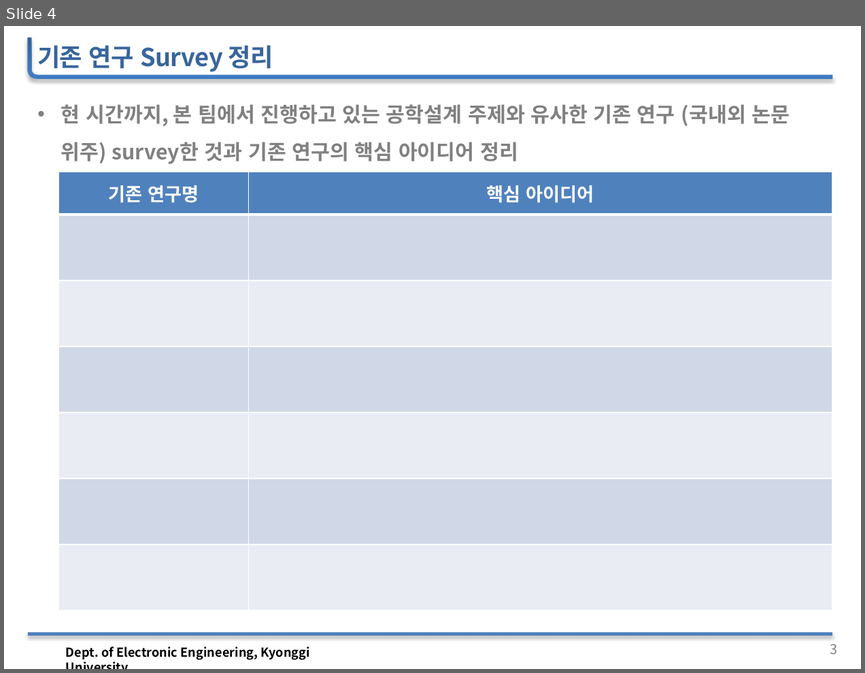
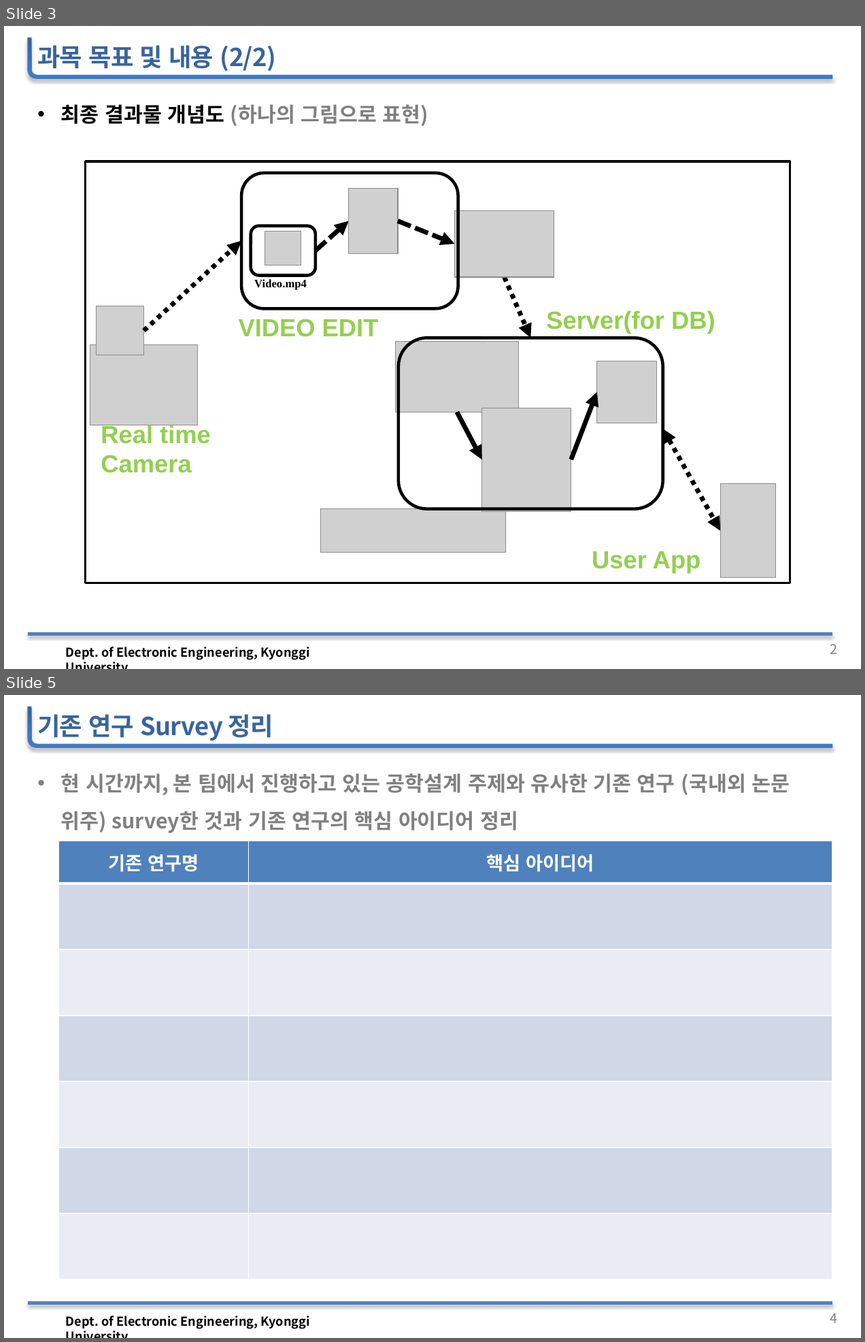
Before and after one commit to woojin1027/THE-FACO, a slide deck: 공학설계 자료/공학설계_중간보고_발표자료(양식).pptx. Shown one above the other, each under a label of ours: slide 4 before the commit, slides 3 and 5 after it; the slides between them are not shown. The pictures are 865x673 and 865x1342 pixels, drawn with LibreOffice and Linux fonts; fonts in the diff are those of the drawing; grey boxes stand for pictures; background and template pictures are left out. Boxes give left, top, right and bottom in pixels: in the first picture for what was removed or moved away, otherwise in the second. Text is boxed around its words. In the diff, an @@ line names an element or a change of style, - is before the commit and + after.

```diff
--- a/공학설계 자료/공학설계_중간보고_발표자료(양식).pptx
+++ b/공학설계 자료/공학설계_중간보고_발표자료(양식).pptx
@@ slide 3 added at [4,26,861,669], background #FFFFFF; not listed: 4 template elements that a slide beside it also shows @@
@@ text added at [37,45,276,71], 24 pt, text #38659C, bold @@
+과목 목표 및 내용 (2/2)
@@ text added at [61,104,429,126], 20 pt, text #808080, bold @@
+• 최종 결과물 개념도 (하나의 그림으로 표현)
@@ rectangle added at [86,161,790,582], fill #FFFFFF, outline #000000 2 pt @@
@@ rounded rectangle added at [241,173,458,309], outline #000000 3 pt @@
@@ picture added at [349,188,398,253] @@
@@ rounded rectangle added at [251,225,315,276], outline #000000 3 pt @@
@@ arrow added from (315, 251) to (349, 221), #000000 4.5 pt dashed @@
@@ arrow added from (398, 221) to (454, 244), #000000 4.5 pt dashed @@
@@ picture added at [454,211,553,278] @@
@@ arrow added from (143, 330) to (241, 240), #000000 4.5 pt dashed @@
@@ picture added at [265,231,301,265] @@
@@ text added at [254,279,307,290], 11 pt, text #000000, bold @@
+Video.mp4
@@ arrow added from (504, 277) to (531, 337), #000000 4.5 pt dashed @@
@@ picture added at [96,305,143,354] @@
@@ text added at [546,310,715,334], 24 pt, text #92D050, bold @@
+Server(for DB)
@@ text added at [239,318,379,337], 24 pt, text #92D050, bold @@
+VIDEO EDIT
@@ picture added at [90,345,198,425] @@
@@ picture added at [395,342,518,412] @@
@@ rounded rectangle added at [398,337,663,508], outline #000000 3 pt @@
@@ picture added at [597,361,657,423] @@
@@ arrow added from (570, 459) to (597, 392), #000000 4.5 pt @@
@@ arrow added from (458, 412) to (482, 459), #000000 4.5 pt @@
@@ picture added at [482,407,570,510] @@
@@ text added at [101,423,211,473], 24 pt, text #92D050, bold @@
+Real time Camera
@@ double arrow added from (663, 429) to (721, 531), #000000 4.5 pt dashed @@
@@ picture added at [721,484,776,577] @@
@@ picture added at [321,509,505,553] @@
@@ text added at [592,551,701,573], 24 pt, text #92D050, bold @@
+User App
@@ what was slide 4 is now slide 5 @@
@@ page number at [830,1312,837,1323]: text changed @@
-3
+4
```
Also in this commit, not shown: 5 slides changed, 1 other file.
